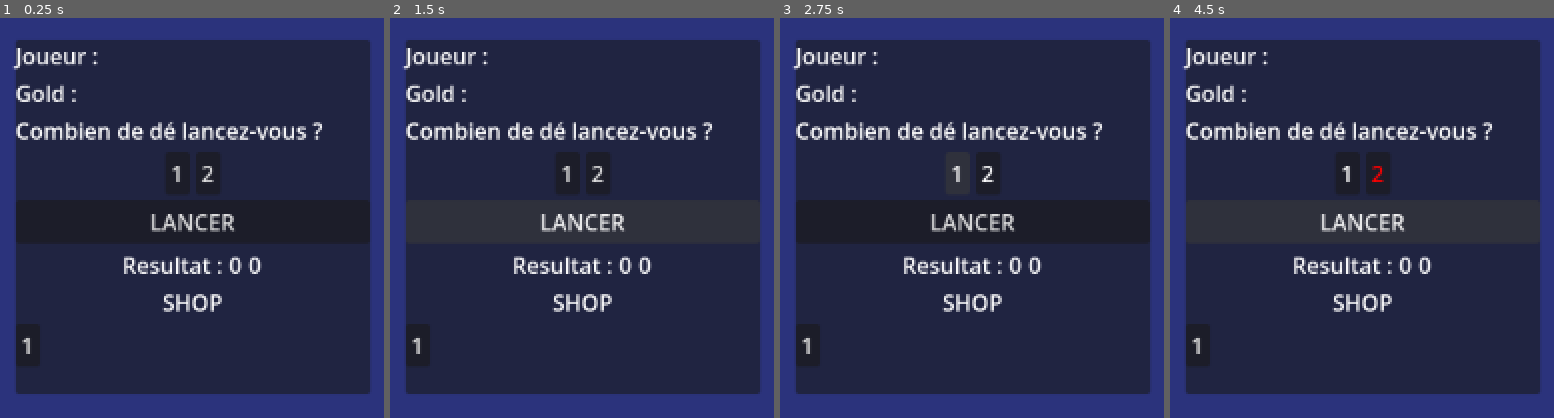
Above: before the commit, frames 1-4 (left to right).
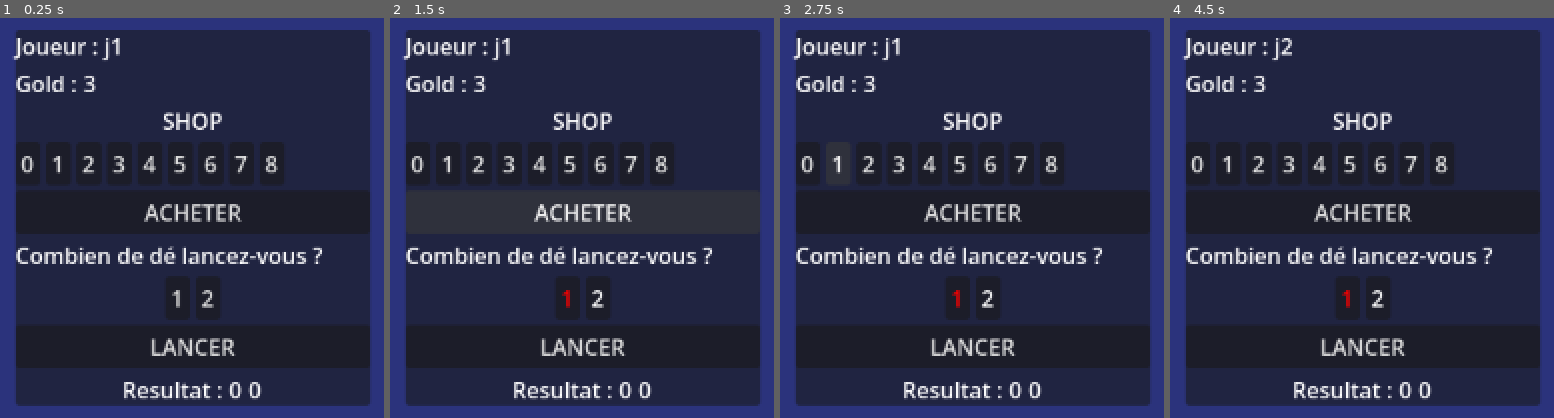
Above: after the commit, the same moments.

Repository: NyHaja/Minivilles
Game: Godot game, scene res://main.tscn
Two runs of this game, one before a commit and one after it. Both use one fixed random seed, a clock stepped at 60 frames per second and the inputs below.
Inputs (mouse positions are in pixels of both pictures, inside the frame that each line leads up to):
- Up to frame 1 (0.25 s): no input
- Up to frame 2 (1.5 s): click "1" at 0.5 s; click (582, 210) at 1.25 s, where only the run after the commit has a clickable "ACHETER"
- Up to frame 3 (2.75 s): click "1" at 2 s
- Up to frame 4 (4.5 s): click (1196, 162) at 2.75 s, where only the run after the commit has a clickable "0"; click "2" at 3.5 s; click "LANCER" at 4.25 s

The runs differ from the first frame. In frame 1, 15% of the frame differs, in the area x 3-97%, y 3-97%; in frame 2, 15%; in frame 3, 15%; in frame 4, 15%.
Error before the commit: Invalid access to property or key 'pseudo' on a base object of type 'Node (Player)'. (res://main.gd:10)

Commit message:
post translate  sur le node gameplay et main

Diff:
--- a/mini-ville/Class/Shop.gd
+++ b/mini-ville/Class/Shop.gd
@@ -10,7 +10,6 @@
 func _init() -> void:
 	drawPile = DrawPile.new()
 	fill()
-	print_shop()
 
 func removeCardFromStock(card_id: int) -> void:
 	var target_slot = slotID(card_id)
--- a/mini-ville/game_play.gd
+++ b/mini-ville/game_play.gd
@@ -5,6 +5,10 @@
 # Joueur
 @onready var pseudo: Label = $"PRINCIPAL/MAIN/INFO BASE/JOUEUR/Pseudo"
 @onready var balance: Label = $"PRINCIPAL/MAIN/INFO BASE/Gold/BALANCE"
+#Shop
+@onready var Listshop: HBoxContainer = $PRINCIPAL/MAIN/SHOP/Liste
+var card_selec : Button = null
+@onready var acheter: Button = $PRINCIPAL/MAIN/SHOP/acheter
 
 # Dé
 @onready var button: Button = %one
@@ -29,17 +33,35 @@
 		button_lancer.pressed.connect(lancer_modal)
 
 
-func RafraichirBasicInfo(game:Game) -> void:
+func RefreshBasicInfo(game:Game) -> void:
 	set_process_unhandled_key_input(true)
-	window_dee.hide()
-	afficher_basic_info_principal_joueur(game.getJoueurActif())
-	await get_tree().create_timer(1).timeout
+	resetshowdice()
+	afficher_basic_info_principal_joueur(game.getActivePlayer())
+	showShop(game.shop)
 
 func afficher_basic_info_principal_joueur(j:Player):
-	self.pseudo.text = j.pseudo
+	self.pseudo.text = j.username
 	self.balance.text = String.num(j.balance,0)
 
-#Dée
+# SHOP
+
+func showShop(shop:Shop):
+	for child in Listshop.get_children():
+		child.queue_free()
+	for slot in shop.shop:
+		var newb:Button = Button.new()
+		newb.text = String.num(slot.id,0)
+		Listshop.add_child(newb)
+		newb.pressed.connect(func():printqt(slot))
+
+func printqt(slot:Slot):
+	print(slot.quantity)
+###Dée
+
+func resetshowdice():
+	window_dee.hide()
+	showResult(0,0)
+
 
 func _button_1_press() -> void:
 	choix_modal("1")
@@ -52,7 +74,7 @@
 	button.add_theme_color_override("font_color",Color.WHITE)
 	button_2.add_theme_color_override("font_color",Color.RED)
 
-func lancer_de() -> int:
+func rollDice() -> int:
 	window_dee.show()
 	set_process_unhandled_key_input(true)
 	await lancer
@@ -68,6 +90,6 @@
 func lancer_modal():
 	lancer.emit()
 
-func affiche_resultat(res1:int,res2:int):
+func showResult(res1:int,res2:int):
 	d_1.text = String.num(res1,0)
 	d_2.text = String.num(res2,0)
--- a/mini-ville/game_play.tscn
+++ b/mini-ville/game_play.tscn
@@ -62,6 +62,27 @@
 [node name="BALANCE" type="Label" parent="PRINCIPAL/MAIN/INFO BASE/Gold" unique_id=533684718]
 layout_mode = 2
 
+[node name="SHOP" type="VBoxContainer" parent="PRINCIPAL/MAIN" unique_id=451988624]
+layout_mode = 2
+
+[node name="Label" type="Label" parent="PRINCIPAL/MAIN/SHOP" unique_id=2064112494]
+layout_mode = 2
+text = "SHOP"
+horizontal_alignment = 1
+
+[node name="Liste" type="HBoxContainer" parent="PRINCIPAL/MAIN/SHOP" unique_id=1653696150]
+layout_mode = 2
+
+[node name="Button" type="Button" parent="PRINCIPAL/MAIN/SHOP/Liste" unique_id=1401496390]
+layout_mode = 2
+text = "1
+"
+
+[node name="acheter" type="Button" parent="PRINCIPAL/MAIN/SHOP" unique_id=1966683050]
+layout_mode = 2
+text = "ACHETER
+"
+
 [node name="Dé" type="VBoxContainer" parent="PRINCIPAL/MAIN" unique_id=439147969]
 layout_mode = 2
 
@@ -104,19 +125,3 @@
 [node name="D2" type="Label" parent="PRINCIPAL/MAIN/Dé/Resultat" unique_id=1850226502]
 layout_mode = 2
 text = "0"
-
-[node name="SHOP" type="VBoxContainer" parent="PRINCIPAL/MAIN" unique_id=451988624]
-layout_mode = 2
-
-[node name="Label" type="Label" parent="PRINCIPAL/MAIN/SHOP" unique_id=2064112494]
-layout_mode = 2
-text = "SHOP"
-horizontal_alignment = 1
-
-[node name="Liste" type="HBoxContainer" parent="PRINCIPAL/MAIN/SHOP" unique_id=1653696150]
-layout_mode = 2
-
-[node name="Button" type="Button" parent="PRINCIPAL/MAIN/SHOP/Liste" unique_id=1401496390]
-layout_mode = 2
-text = "1
-"
--- a/mini-ville/main.gd
+++ b/mini-ville/main.gd
@@ -7,10 +7,9 @@
 	var j1 = Player.new("j1")
 	var j2 = Player.new("j2")
 
-	print(j1.pseudo)
 	var lesJouers : Array[Player] = []
 	lesJouers.insert(0,j1)
 	lesJouers.insert(1,j2)
 
 	var game = Game.new(1,10,lesJouers,game_play)
-	game.demarrerPartie()
+	game.startGame()
